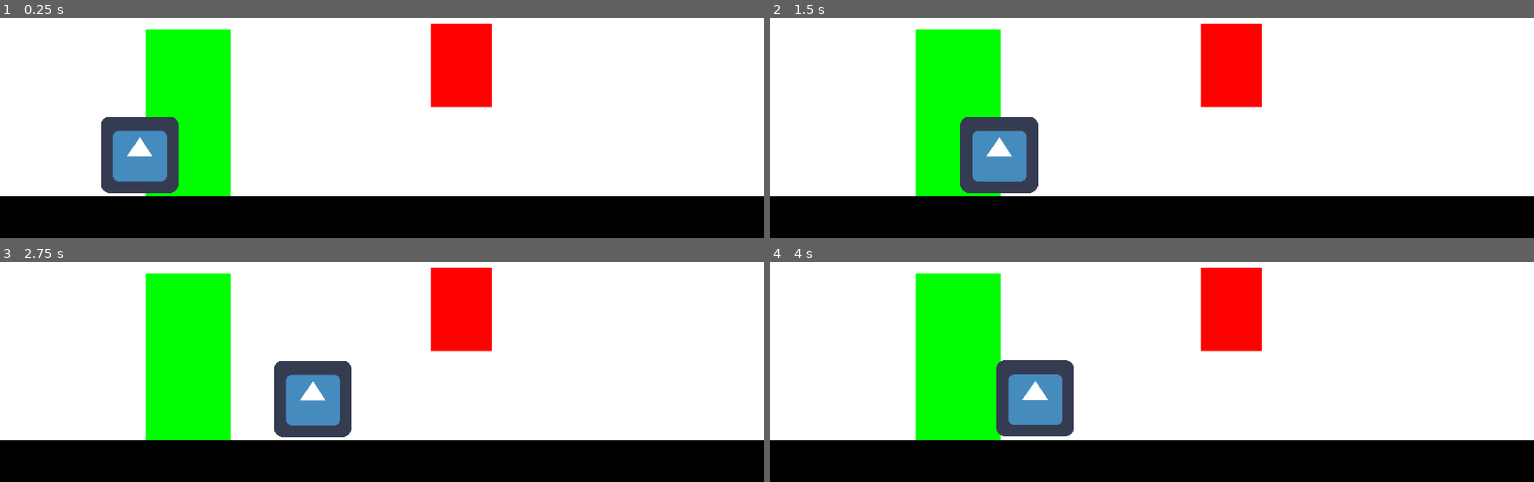
Above: before the commit, frames 1-4 (two rows, left to right).
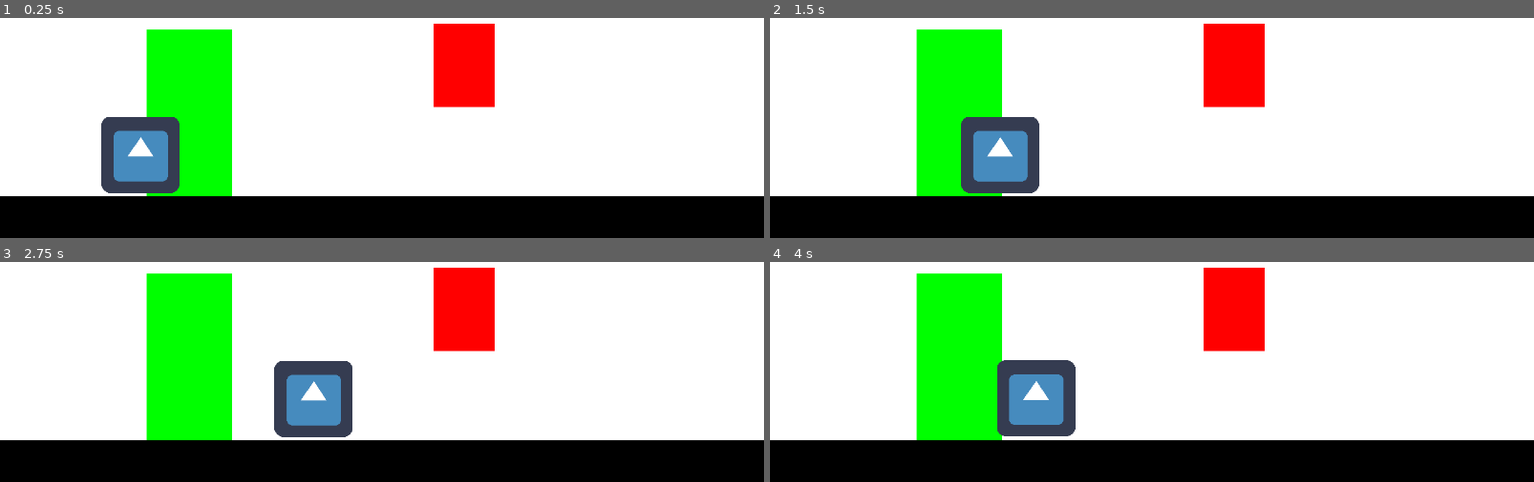
Above: after the commit, the same moments.

Repository: milehighhokie/ggj2019
Game: Godot game, scene res://SubRoom.tscn
Same seed, same stepped clock (60 frames per second), same inputs: the game is played once before the commit and once after it. This scene is started directly instead of the project's main scene. The engine's default icon, where the game draws it, is replaced by a stand-in: a white triangle on a blue panel in a dark square.
Inputs:
- Up to frame 1 (0.25 s): no input
- Up to frame 2 (1.5 s): tap Enter at 0.5 s; hold Right (right) 0.53-1.28 s; hold Down (down) from 1.28 s (still down)
- Up to frame 3 (2.75 s): tap Space at 2 s; release Down (down) at 2.03 s; hold Right (right) from 2.03 s (still down)
- Up to frame 4 (4 s): release Right (right) at 2.78 s; hold Up (up) 2.78-3.53 s; hold Left (left) from 3.53 s (still down)

The runs differ from the first frame. In frame 1, 0.7% of the frame differs, in the area x 13-65%, y 2-82%; in frame 2, 0.8%; in frame 3, 0.8%; in frame 4, 0.9%, in the area x 19-65%, y 2-82%.

Commit message:
polgons for SubRoom

Diff:
--- a/SubRoom.tscn
+++ b/SubRoom.tscn
@@ -11,8 +11,8 @@
 
 [node name="SubTemplate" type="Sprite" index="0"]
 
-position = Vector2( 650.918, 360 )
-scale = Vector2( 1.01706, 1 )
+position = Vector2( 655.093, 360 )
+scale = Vector2( 1.02358, 1 )
 texture = ExtResource( 1 )
 _sections_unfolded = [ "Transform" ]
 
